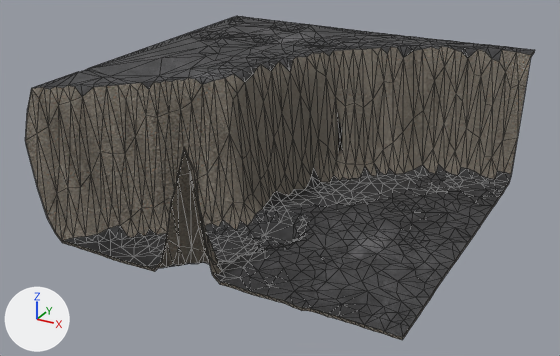
Renders of the glTF model content/props/lunar-rift-chunk-1_lod1.glb from each side of a commit.
Both versions are drawn from a 50 mm lens placed at (176.0, -340.0, 181.0), pointed at (-5.0, -12.0, 17.0). Every picture has the same lights, and +X, +Y and +Z are marked at lower left. The picture after the commit comes second. Mesh edges are drawn as thin lines. Vertices at exactly the same position are counted once.

In view in the first picture: 'LOD1_TERRAIN_1'.
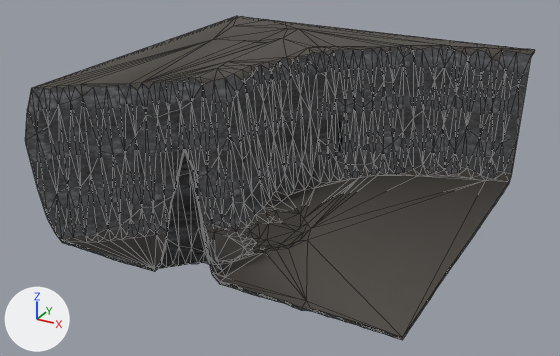
The change, as JSON lines over the scene's bpy script:
```json
{"op": "add", "block": "img_cliff_side_nor_1k", "code": ["img_cliff_side_nor_1k = load_image('cliff_side_nor_1k', 'textures/game/cliff_side_nor_1k_24bcf83ec5cd.jpg', 1024, 1024, 'Non-Color')"]}
{"op": "add", "block": "img_cliff_side_ao_1k_cliff_side_rough_1k", "code": ["img_cliff_side_ao_1k_cliff_side_rough_1k = load_image('cliff_side_ao_1k-cliff_side_rough_1k', 'textures/game/cliff_side_ao_1k-cliff_side_rough_1k_1fd93fd83d64.jpg', 1024, 1024, 'Non-Color')"]}
{"op": "add", "block": "img_cliff_side_diff_1k", "code": ["img_cliff_side_diff_1k = load_image('cliff_side_diff_1k', 'textures/game/cliff_side_diff_1k_201fe54947b7.jpg', 1024, 1024, 'sRGB')"]}
{"block": "mat_rift_wall", "change": "nodes: BsdfPrincipled, Math, Mix, NormalMap, OutputMaterial, SeparateColor, TexImage x3, VertexColor"}
{"block": "mat_rift_wall", "change": "uses the picture img_gray_rocks_ao_1k_gray_rocks_rough_1k"}
{"block": "mat_rift_wall", "change": "uses the picture img_gray_rocks_diff_1k"}
{"block": "mat_rift_wall", "change": "uses the picture img_gray_rocks_nor_1k"}
{"block": "mat_rift_wall", "change": "nodes: BsdfPrincipled, Math, Mix x2, NormalMap, OutputMaterial, SeparateColor, TexImage x3, VertexColor"}
{"block": "mat_rift_wall", "change": "colours: light grey #c5c7cd, mixed with the vertex colours"}
{"block": "mat_rift_wall", "change": "uses the picture img_cliff_side_ao_1k_cliff_side_rough_1k"}
{"block": "mat_rift_wall", "change": "uses the picture img_cliff_side_diff_1k"}
{"block": "mat_rift_wall", "change": "uses the picture img_cliff_side_nor_1k"}
{"block": "me_lod1_terrain_1", "where": "# used by ob_lod1_terrain_1; location = (0.0, 0.0, 0.0)"}
{"op": "remove", "block": "me_lod1_terrain_1", "code": "me_lod1_terrain_1.from_pydata(...)  # 1329 vertices, 2217 faces; spans x -96.0..96.0, y -96.0..96.0, z -2.0..75.0"}
{"op": "add", "block": "me_lod1_terrain_1", "code": "me_lod1_terrain_1.from_pydata(...)  # 800 vertices, 1208 faces; spans x -96.0..96.0, y -96.0..96.0, z -2.0..75.0"}
{"block": "me_lod1_terrain_1", "change": "me_lod1_terrain_1 part 1: 345 vertices removed from x -80.0..96.0, y -96.0..76.0, z -1.0..28.0; 2 vertices added at x -12.0..-4.0, y -29.0..-11.0, z 4.0..14.0"}
{"block": "me_lod1_terrain_1", "change": "me_lod1_terrain_1 part 2: 188 vertices removed from x -96.0..96.0, y -69.0..96.0, z 72.0..75.0; 2 vertices added at x -37.0..-12.0, y -19.0..49.0, z 73.0..74.0"}
{"block": "me_lod1_terrain_1", "change": "me_lod1_terrain_1 part 3: 800 kept faces spanning x -96.0..96.0, y -96.0..96.0, z -2.0..75.0 get new texture (UV) coordinates"}
{"block": "me_lod1_terrain_1", "change": "me_lod1_terrain_1 part 4: 6 faces spanning x -60.0..16.0, y -96.0..36.0, z 0.0..73.0 switch from mat_rift_wall to mat_rift_floor"}
```

Location of each change, [x1, y1, x2, y2] in pixels of the pictures (560 x 356 px):
```json
{"object": "LOD1_TERRAIN_1", "change": "surface changed, reshaped", "before": [25, 16, 535, 340], "after": [25, 16, 535, 340]}
{"part": 1, "of": "me_lod1_terrain_1", "change": "cut back", "before": [57, 77, 511, 340], "after": [242, 148, 300, 214]}
{"part": 2, "of": "me_lod1_terrain_1", "change": "cut back", "before": [69, 16, 535, 87], "after": [165, 29, 334, 81]}
{"part": 3, "of": "me_lod1_terrain_1", "change": "surface changed", "before": [25, 36, 534, 340], "after": [25, 45, 534, 340]}
{"part": 4, "of": "me_lod1_terrain_1", "change": "recoloured", "before": [130, 83, 352, 268], "after": [130, 83, 352, 268]}
```
